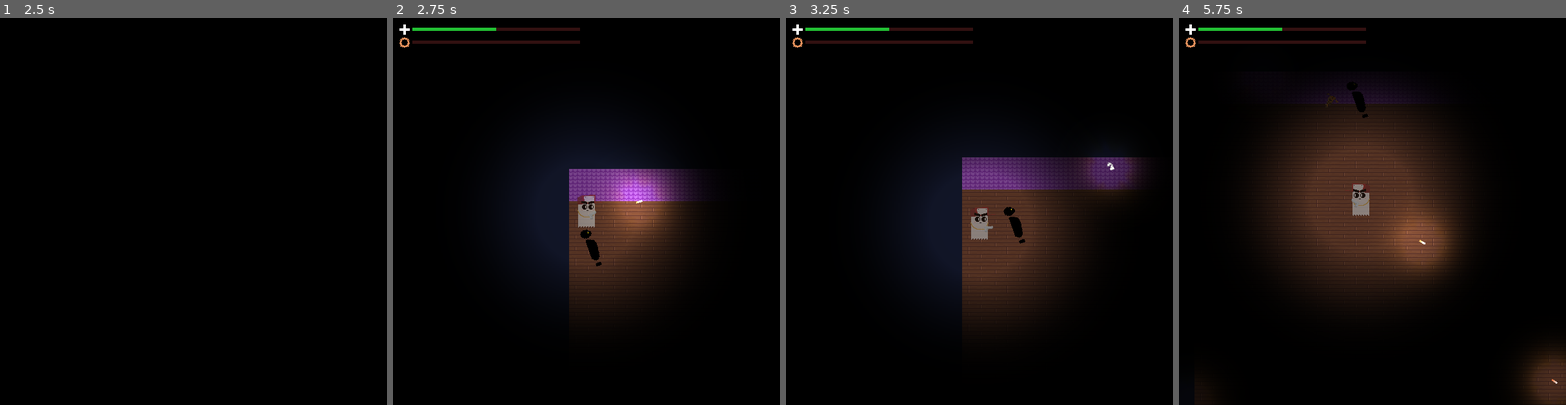
Above: before the commit, frames 1-4 (left to right).
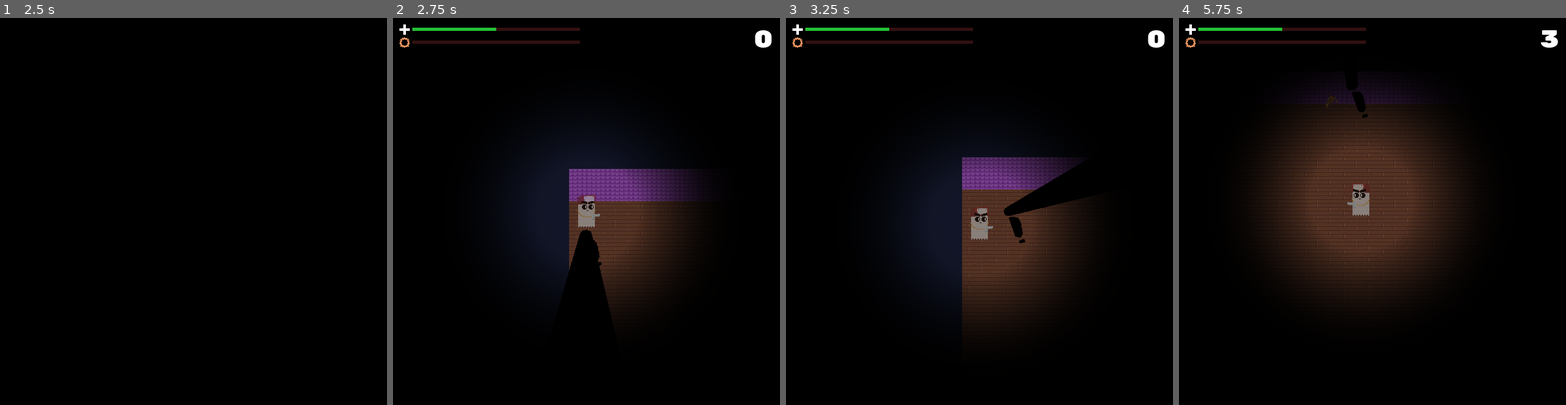
Above: after the commit, the same moments.

Repository: ljhs-games/the-shadow-puppet
Game: Godot game, scene res://TitleScreen.tscn
Two runs of this game, one before a commit and one after it. Both use one fixed random seed, a clock stepped at 60 frames per second and the inputs below. Sound files missing from this copy of the repository are replaced by a short silence.
Inputs (mouse positions are in pixels of both pictures, inside the frame that each line leads up to):
- Up to frame 1 (2.5 s): click "Play" at 0.5 s; click "Play" at 1.25 s; move the mouse to (278, 192) at 2.02 s; press the mouse at (278, 192) at 2.03 s; hold D (g_right) from 2.03 s (still down)
- Up to frame 2 (2.75 s): keep holding D (g_right)
- Up to frame 3 (3.25 s): move the mouse to (902, 230) at 2.77 s; release D (g_right) at 2.78 s; release the mouse at (902, 230) at 2.78 s; hold S (g_down) from 2.78 s (still down); click (902, 230) at 2.85 s
- Up to frame 4 (5.75 s): move the mouse to (1411, 126) at 3.52 s; release S (g_down) at 3.53 s; hold D (g_right) 3.53-4.28 s; hold Right mouse button (g_repair) 3.53-4.28 s; click (1411, 126) at 3.8 s; move the mouse to (1353, 288) at 4.27 s; hold W (g_up) 4.28-5.03 s; click (1353, 288) at 4.35 s; move the mouse to (1488, 269) at 5.02 s; press the mouse at (1488, 269) at 5.03 s; hold A (g_left) from 5.03 s (still down)

Frame 1 is identical in both runs. In frame 2, 4.0% of the frame differs, in the area x 44-98%, y 3-78%; in frame 3, 2.7%; in frame 4, 3.8%.

Commit message:
Game balancing, score, and crash sound effect

Diff:
--- a/src/Bullet.tscn
+++ b/src/Bullet.tscn
@@ -103,14 +103,13 @@
 "times": PoolRealArray( 0 ),
 "transitions": PoolRealArray( 1.23114 ),
 "update": 1,
-"values": [ SubResource( 4 ) ]
-}
-
-[sub_resource type="Gradient" id=6]
+"values": [ SubResource( 2 ) ]
+}
+
+[sub_resource type="Gradient" id=4]
 colors = PoolColorArray( 1, 1, 1, 1, 1, 1, 1, 0 )
 
-[sub_resource type="Animation" id=2]
-resource_name = "bullet-hit-wall"
+[sub_resource type="Animation" id=5]
 length = 2.0
 loop = true
 tracks/0/type = "value"
@@ -199,11 +198,10 @@
 "times": PoolRealArray( 0 ),
 "transitions": PoolRealArray( 1 ),
 "update": 1,
-"values": [ SubResource( 6 ) ]
-}
-
-[sub_resource type="Animation" id=3]
-resource_name = "idle"
+"values": [ SubResource( 4 ) ]
+}
+
+[sub_resource type="Animation" id=6]
 tracks/0/type = "value"
 tracks/0/path = NodePath("Sprite:modulate")
 tracks/0/interp = 1
@@ -287,27 +285,26 @@
 script = ExtResource( 1 )
 
 [node name="Sprite" type="Sprite" parent="."]
-modulate = Color( 1, 1, 1, 0 )
 texture = ExtResource( 2 )
 
 [node name="CollisionShape2D" type="CollisionShape2D" parent="."]
 shape = SubResource( 1 )
-disabled = true
 
 [node name="Light2D" type="Light2D" parent="."]
 texture = ExtResource( 3 )
-energy = 0.723989
+shadow_enabled = true
 
 [node name="AudioStreamPlayer2D" type="AudioStreamPlayer2D" parent="."]
 stream = ExtResource( 4 )
 
 [node name="AnimationPlayer" type="AnimationPlayer" parent="."]
 autoplay = "idle"
-anims/bullet-hit-flesh = SubResource( 5 )
-anims/bullet-hit-wall = SubResource( 2 )
-anims/idle = SubResource( 3 )
+anims/bullet-hit-flesh = SubResource( 3 )
+anims/bullet-hit-wall = SubResource( 5 )
+anims/idle = SubResource( 6 )
 
 [node name="CPUParticles2D" type="CPUParticles2D" parent="."]
+emitting = false
 amount = 13
 lifetime = 0.6
 explosiveness = 1.0
--- a/src/EnemySpawner.gd
+++ b/src/EnemySpawner.gd
@@ -14,7 +14,7 @@
 
 func _ready():
 	set_process(false)
-	yield(get_tree().create_timer(5.0), "timeout")
+	yield(get_tree().create_timer(10.0), "timeout")
 	get_node("../MainThemePlayer").play()
 	set_process(true)
 
--- a/src/Game.tscn
+++ b/src/Game.tscn
@@ -1,18 +1,20 @@
-[gd_scene load_steps=21 format=2]
+[gd_scene load_steps=23 format=2]
 
 [ext_resource path="res://rain-and-thunder.ogg" type="AudioStream" id=1]
 [ext_resource path="res://cross.png" type="Texture" id=2]
 [ext_resource path="res://HealthBar.gd" type="Script" id=3]
 [ext_resource path="res://gear.png" type="Texture" id=4]
-[ext_resource path="res://Wooden_Tile.png" type="Texture" id=5]
-[ext_resource path="res://Roof.png" type="Texture" id=6]
-[ext_resource path="res://EnemySpawner.gd" type="Script" id=7]
-[ext_resource path="res://ShadowEnemy.tscn" type="PackedScene" id=8]
-[ext_resource path="res://ScrapSpawner.gd" type="Script" id=9]
-[ext_resource path="res://Scrap.tscn" type="PackedScene" id=10]
-[ext_resource path="res://GangstaGhost.tscn" type="PackedScene" id=11]
-[ext_resource path="res://Dispenser.tscn" type="PackedScene" id=12]
-[ext_resource path="res://first-ghost.ogg" type="AudioStream" id=13]
+[ext_resource path="res://title-screen-font.tres" type="DynamicFont" id=5]
+[ext_resource path="res://ScoreLabel.gd" type="Script" id=6]
+[ext_resource path="res://Wooden_Tile.png" type="Texture" id=7]
+[ext_resource path="res://Roof.png" type="Texture" id=8]
+[ext_resource path="res://EnemySpawner.gd" type="Script" id=9]
+[ext_resource path="res://ShadowEnemy.tscn" type="PackedScene" id=10]
+[ext_resource path="res://ScrapSpawner.gd" type="Script" id=11]
+[ext_resource path="res://Scrap.tscn" type="PackedScene" id=12]
+[ext_resource path="res://GangstaGhost.tscn" type="PackedScene" id=13]
+[ext_resource path="res://Dispenser.tscn" type="PackedScene" id=14]
+[ext_resource path="res://first-ghost.ogg" type="AudioStream" id=15]
 
 [sub_resource type="Environment" id=1]
 ambient_light_color = Color( 1, 1, 1, 1 )
@@ -66,6 +68,7 @@
 environment = SubResource( 1 )
 
 [node name="CanvasLayer" type="CanvasLayer" parent="."]
+editor/display_folded = true
 
 [node name="LightningRect" type="ColorRect" parent="CanvasLayer"]
 anchor_right = 1.0
@@ -91,7 +94,6 @@
 color = Color( 0.0666667, 0.0823529, 0.152941, 1 )
 
 [node name="GUI" type="CanvasLayer" parent="."]
-editor/display_folded = true
 
 [node name="MarginContainer" type="MarginContainer" parent="GUI"]
 anchor_right = 1.0
@@ -102,6 +104,7 @@
 custom_constants/margin_bottom = 10
 
 [node name="MarginContainer" type="MarginContainer" parent="GUI/MarginContainer"]
+editor/display_folded = true
 margin_left = 10.0
 margin_top = 10.0
 margin_right = 590.0
@@ -115,6 +118,7 @@
 margin_bottom = 580.0
 
 [node name="HBoxContainer" type="HBoxContainer" parent="GUI/MarginContainer/MarginContainer/VBoxContainer"]
+editor/display_folded = true
 margin_right = 280.0
 margin_bottom = 16.0
 size_flags_vertical = 0
@@ -142,6 +146,7 @@
 target_variable_name = "health"
 
 [node name="HBoxContainer2" type="HBoxContainer" parent="GUI/MarginContainer/MarginContainer/VBoxContainer"]
+editor/display_folded = true
 margin_top = 20.0
 margin_right = 280.0
 margin_bottom = 36.0
@@ -169,7 +174,26 @@
 target_signal_name = "mech_changed"
 target_variable_name = "mech"
 
+[node name="MarginContainer2" type="MarginContainer" parent="GUI/MarginContainer"]
+margin_left = 10.0
+margin_top = 10.0
+margin_right = 590.0
+margin_bottom = 590.0
+custom_constants/margin_left = 478
+
+[node name="ScoreLabel" type="Label" parent="GUI/MarginContainer/MarginContainer2"]
+margin_left = 478.0
+margin_right = 580.0
+margin_bottom = 48.0
+size_flags_vertical = 0
+custom_fonts/font = ExtResource( 5 )
+text = "0"
+align = 2
+autowrap = true
+script = ExtResource( 6 )
+
 [node name="House" type="Node2D" parent="."]
+editor/display_folded = true
 
 [node name="Walls" type="Node2D" parent="House"]
 editor/display_folded = true
--- a/src/GangstaGhost.gd
+++ b/src/GangstaGhost.gd
@@ -52,9 +52,10 @@
 	return Vector2(go_right + -go_left, go_down + -go_up)
 
 func fire():
-	if $AnimationPlayer.current_animation == "gun-bob":
+	if $AnimationPlayer.current_animation == "gun-bob" and mech > 0:
 		$AnimationPlayer.play("gun-fire")
 		$AnimationPlayer.queue("gun-bob")
+		self.mech -= 0.5
 		var target_position = get_viewport().get_mouse_position()
 		var local_position = $Gun/Sprite.get_global_transform_with_canvas().origin
 		var direction = (target_position - local_position).normalized()
--- a/src/GangstaGhost.tscn
+++ b/src/GangstaGhost.tscn
@@ -81,10 +81,7 @@
 scale = Vector2( 1.5, 1.5 )
 texture = ExtResource( 3 )
 mode = 2
-shadow_color = Color( 0, 0, 0, 1 )
-shadow_gradient_length = 24.0
-shadow_filter = 1
-shadow_filter_smooth = 52.0
+shadow_enabled = true
 
 [node name="Sprite" type="Sprite" parent="."]
 modulate = Color( 1, 1, 1, 0.443137 )
--- /dev/null
+++ b/src/ScoreLabel.gd
@@ -0,0 +1,8 @@
+extends Label
+
+var cur_score = 0.0
+
+func _process(delta):
+	cur_score += delta
+	GameState.score = floor(cur_score)
+	text = str(GameState.score)
--- a/src/ShadowEnemy.gd
+++ b/src/ShadowEnemy.gd
@@ -1,7 +1,9 @@
 extends Area2D
 
 export var damage_rate = 5.0
+export var player_hurt_rate = 15.0
 export var move_speed = 100.0
+export var to_player_move_speed = 300.0
 
 var dispenser_coordinates = Vector2(300.0, 0.0)
 var player_node = null
@@ -16,17 +18,21 @@
 func _process(delta):
 	var target_coords = dispenser_coordinates
 	var closing_distance = 50.0
+	var cur_move_speed = move_speed
+	var cur_damage_rate = damage_rate
 	if target_player and player_node != null:
 		target_coords = player_node.global_position
 		closing_distance = 5.0
+		cur_move_speed = to_player_move_speed
+		cur_damage_rate = player_hurt_rate
 	if target_dissasembly != null:
 		target_dissasembly.health -= damage_rate*delta
 	rotation = global_position.angle_to_point(target_coords) + PI
 	if attacking_player and player_node != null:
-		player_node.health -= damage_rate*delta
+		player_node.health -= cur_damage_rate*delta
 	if (target_coords - global_position).length() <= closing_distance:
 		return
-	global_position += (target_coords - global_position).normalized()*move_speed*delta
+	global_position += (target_coords - global_position).normalized()*cur_move_speed*delta
 
 func _on_ShadowEnemy_area_entered(area):
 	if area.is_in_group("dispenser"):
--- a/src/ShadowEnemy.tscn
+++ b/src/ShadowEnemy.tscn
@@ -68,6 +68,9 @@
 "values": [ Color( 1, 1, 1, 1 ) ]
 }
 
+[sub_resource type="OccluderPolygon2D" id=4]
+polygon = PoolVector2Array( -10.9881, -18.012, -11.0757, -24.008, -9.98151, -23.9205, -9.98431, -26.0037, -7.9972, -26.0037, -7.9972, -26.9972, -6.03038, -26.9972, -6.03038, -27.9705, -3.02944, -27.9705, -2.98889, -27.0378, 1.00559, -26.9972, 1.02587, -26.0037, 1.97887, -26.0037, 2.01942, -25.0101, 2.95214, -25.0101, 2.9927, -24.0571, 3.96597, -24.0368, 4.00653, -23.0635, 5.02035, -23.023, 5.02035, -22.0903, 5.97335, -21.9889, 5.98963, -18.136, 5.00782, -18.008, 4.96513, -17.0475, 3.96197, -17.0262, 3.98332, -16.0443, 1.99835, -16.023, 1.99835, -15.0198, 0.0347233, -15.0198, 0.0133791, -13.9953, -5.0024, -13.974, -5.02375, -14.9985, -7.96919, -15.0198, -7.99053, -16.0017, -9.03638, -16.023, -9.01503, -17.0048, -9.9755, -17.0048, -9.9755, -18.0293 )
+
 [node name="ShadowEnemy" type="Area2D" groups=[
 "enemies",
 ]]
@@ -93,6 +96,9 @@
 [node name="DyingBreathPlayer2D" type="AudioStreamPlayer2D" parent="."]
 stream = ExtResource( 5 )
 bus = "Reverb"
+
+[node name="LightOccluder2D" type="LightOccluder2D" parent="."]
+occluder = SubResource( 4 )
 [connection signal="area_entered" from="." to="." method="_on_ShadowEnemy_area_entered"]
 [connection signal="area_exited" from="." to="." method="_on_ShadowEnemy_area_exited"]
 [connection signal="body_entered" from="." to="." method="_on_ShadowEnemy_body_entered"]
--- /dev/null
+++ b/src/game_state.gd
@@ -0,0 +1,9 @@
+extends Node
+
+signal score_updated(new_score)
+var score setget set_score
+
+func set_score(new_score):
+	if new_score != score:
+		score = new_score
+		emit_signal("score_updated", new_score)
--- a/src/project.godot
+++ b/src/project.godot
@@ -23,6 +23,10 @@
 config/name="The Shadow Puppet"
 run/main_scene="res://TitleScreen.tscn"
 config/icon="res://icon.png"
+
+[autoload]
+
+GameState="*res://game_state.gd"
 
 [display]
 
Not shown: 2 places in src/Bullet.tscn that only renumber resources
Not shown: 3 places in src/Game.tscn that only renumber resources
Not shown: 1 places in src/ShadowEnemy.tscn that only renumber resources
Not shown, added: src/crash.wav.import
Not shown, added: src/crash.wav
